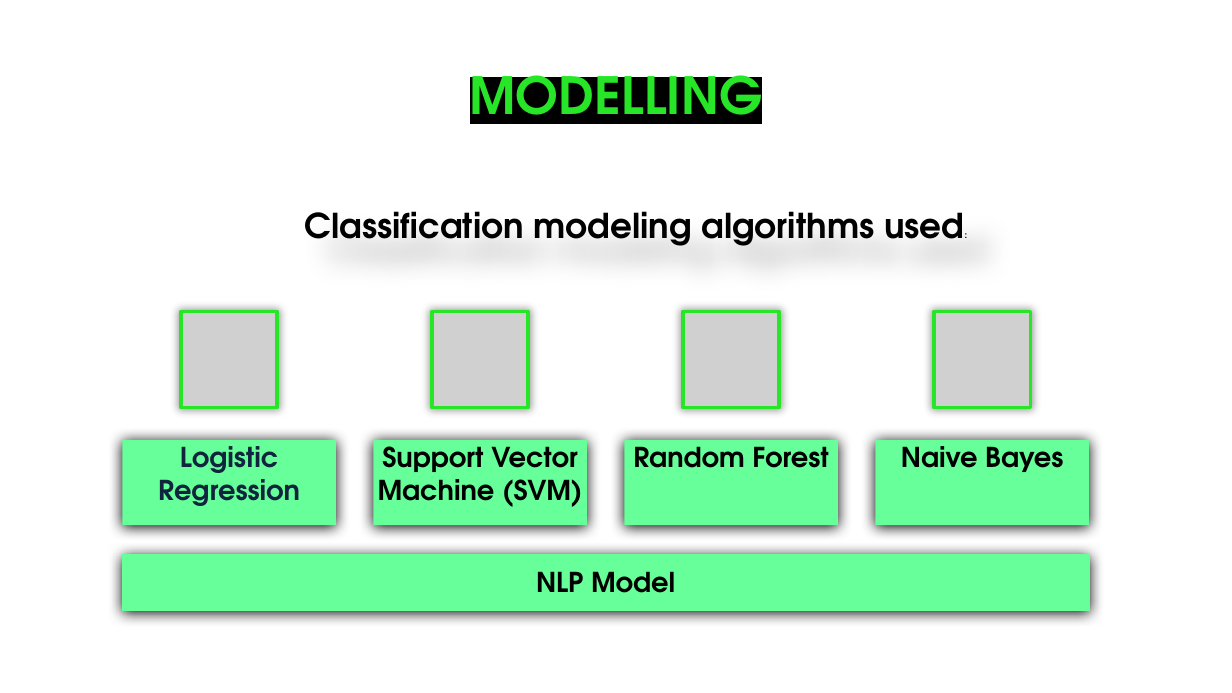
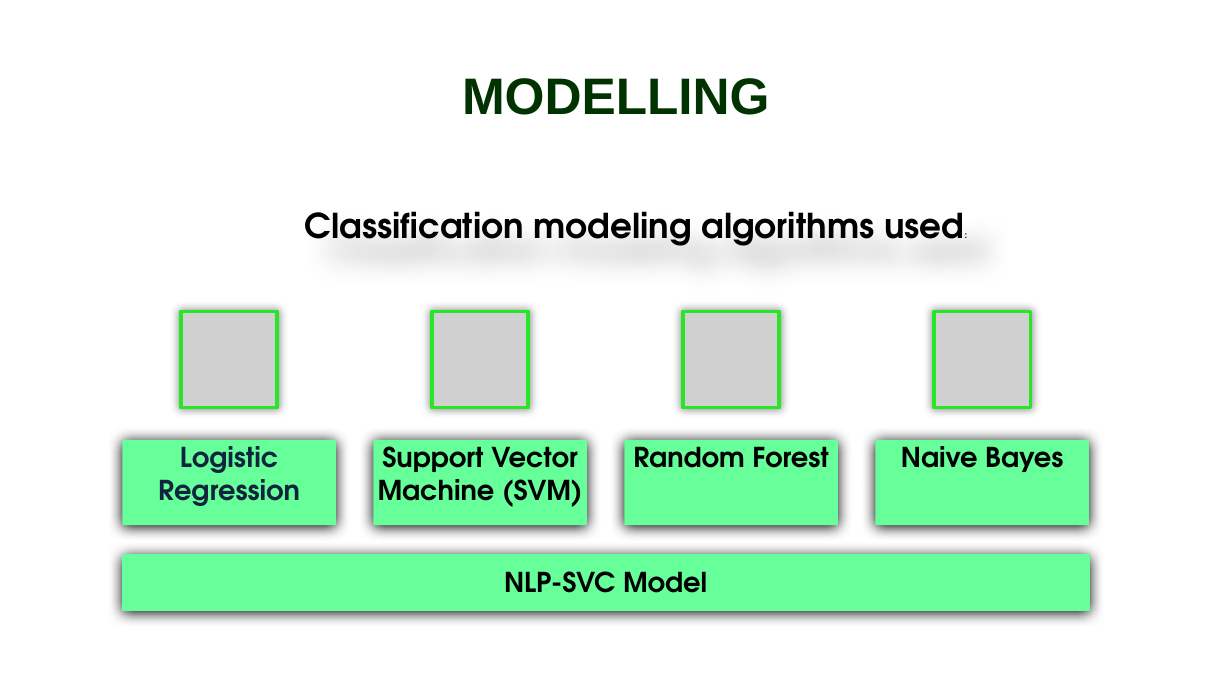
Before and after one commit to jgatharia/Phase_4_Project_, a slide deck: slide 8 of Presentation.pptx. Drawn at 1232x693 pixels with LibreOffice and Linux fonts; fonts in the diff are those of the drawing; grey boxes stand for pictures; background and template pictures are left out. Boxes give left, top, right and bottom in pixels: in the first picture for what was removed or moved away, otherwise in the second. Text is boxed around its words. In the diff, an @@ line names an element or a change of style, - is before the commit and + after.

```diff
--- a/Presentation.pptx
+++ b/Presentation.pptx
@@ title "MODELLING" at (462,78,770,115): font TeX Gyre Adventor to Arial, text colour #27E527 to #003300, highlight #000000 to none @@
@@ text in rectangle at (504,571,707,593): text changed @@
-NLP Model
+NLP-SVC Model
```
Also in this commit, not shown: 12 other slides changed.
